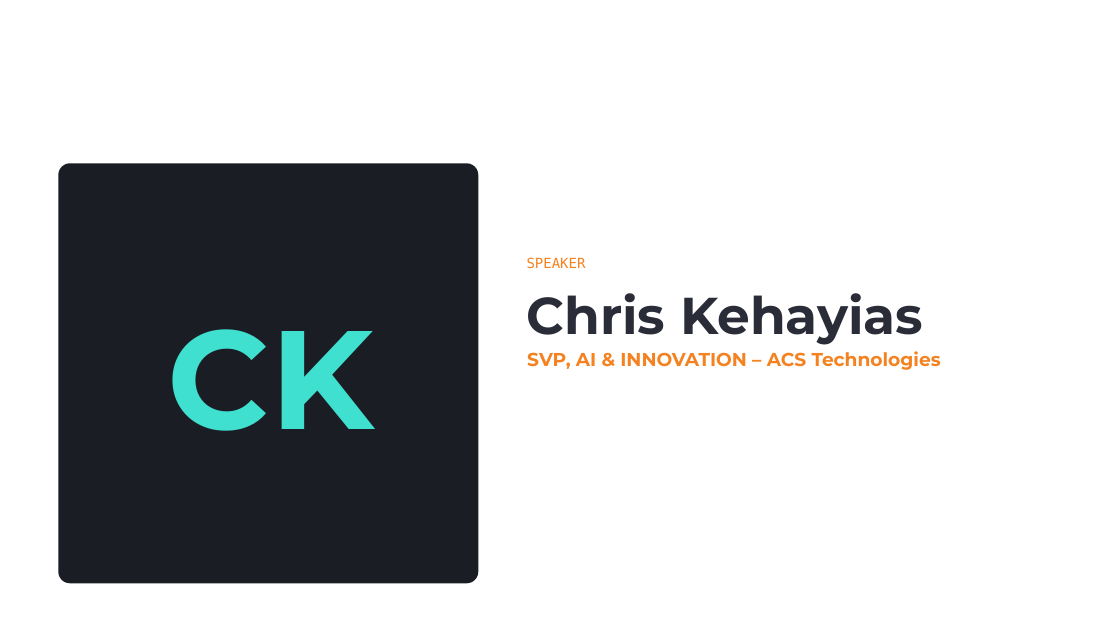
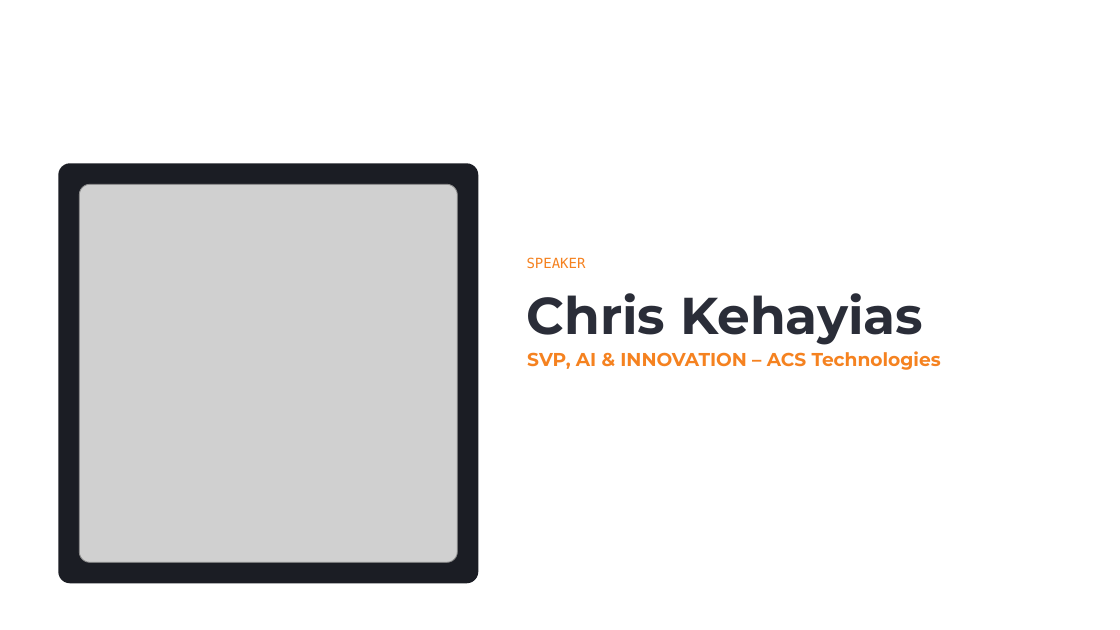
Before and after one commit to chriskehayias/ContextEngineering, a slide deck: slide 9 of schedule/01-welcome-kickoff/01-welcome-kickoff.pptx. Drawn at 1120x630 pixels with LibreOffice and Linux fonts; fonts in the diff are those of the drawing; grey boxes stand for pictures. Boxes give left, top, right and bottom in pixels: in the first picture for what was removed or moved away, otherwise in the second. Text is boxed around its words. In the diff, an @@ line names an element or a change of style, - is before the commit and + after.

```diff
--- a/schedule/01-welcome-kickoff/01-welcome-kickoff.pptx
+++ b/schedule/01-welcome-kickoff/01-welcome-kickoff.pptx
@@ picture added at [79,184,457,562] @@
@@ text removed at [168,329,374,431] @@
-CK
```
Also in this commit, not shown: 2 other slides changed, 1 slide removed, 1 other file.
